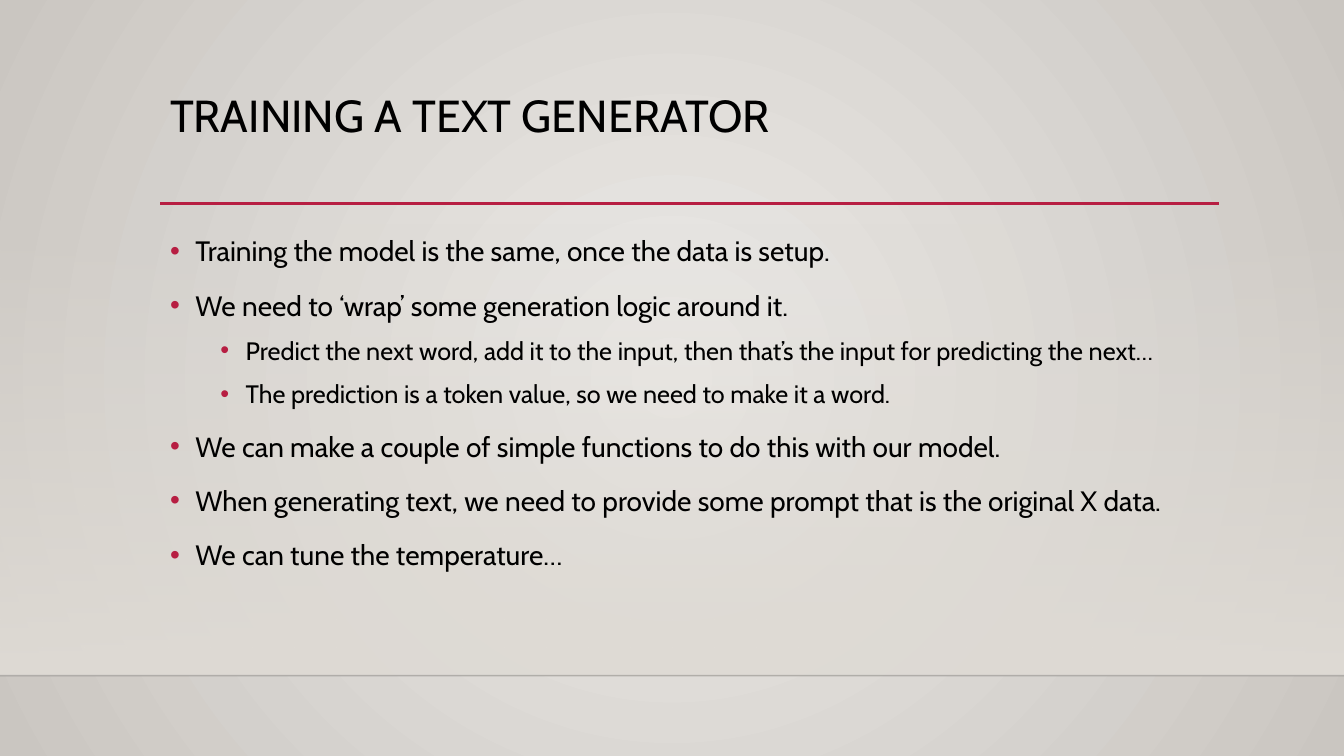
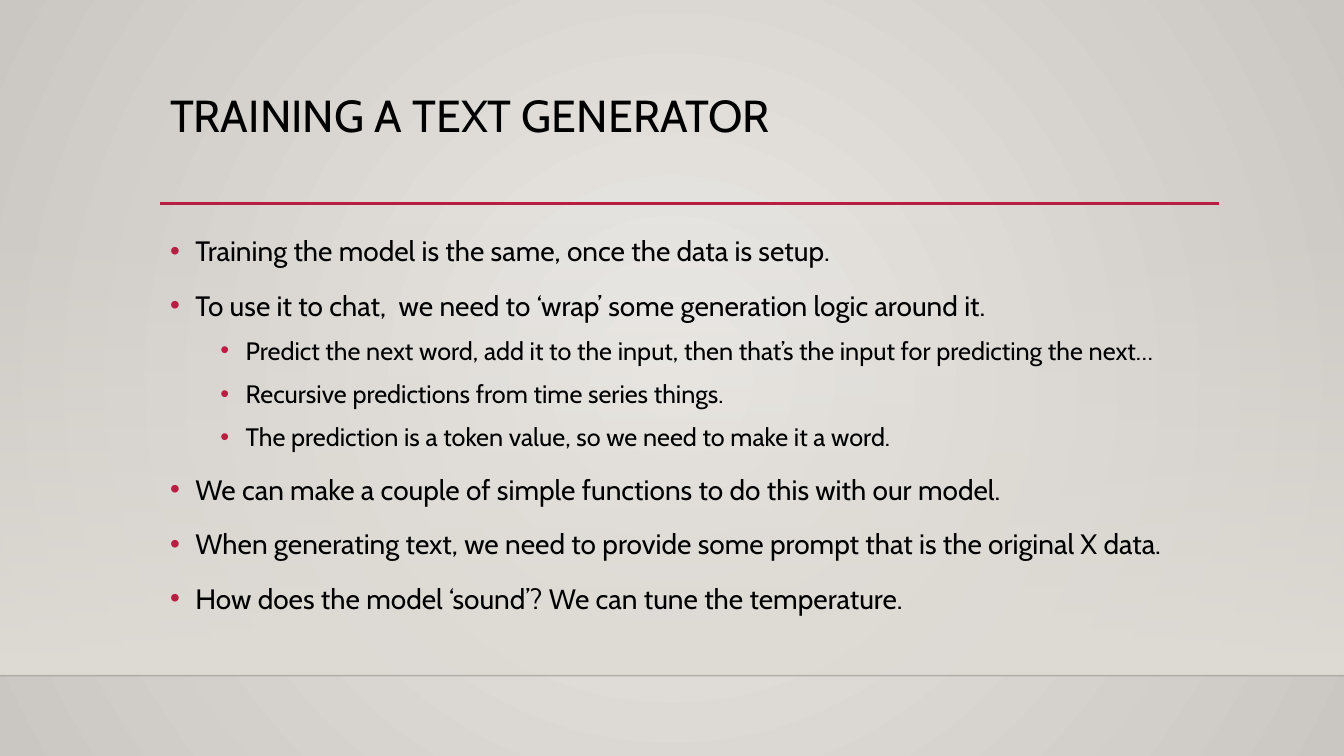
Before and after one commit to AkeemSemperDataScience/Intro_to_Machine_Learning_Students, a slide deck: slide 24 of reference_content/Slides/text_gen_lstm.pptx (slide 15 before the commit). Drawn at 1344x756 pixels with LibreOffice and Linux fonts; fonts in the diff are those of the drawing; background and template pictures are left out. Boxes give left, top, right and bottom in pixels: in the first picture for what was removed or moved away, otherwise in the second. Text is boxed around its words. In the diff, an @@ line names an element or a change of style, - is before the commit and + after.

```diff
--- a/reference_content/Slides/text_gen_lstm.pptx
+++ b/reference_content/Slides/text_gen_lstm.pptx
@@ text at bbox=[195, 295, 985, 322]: text changed @@
-• We need to ‘wrap’ some generation logic around it.
+• To use it to chat, we need to ‘wrap’ some generation logic around it.
@@ text at bbox=[246, 384, 724, 409]: paragraph added @@
+  • Recursive predictions from time series things.
@@ text at bbox=[195, 588, 903, 615]: text changed @@
-• We can tune the temperature…
+• How does the model ‘sound’? We can tune the temperature.
```
Also in this commit, not shown: 7 other slides changed, 14 slides added, 3 other files.
